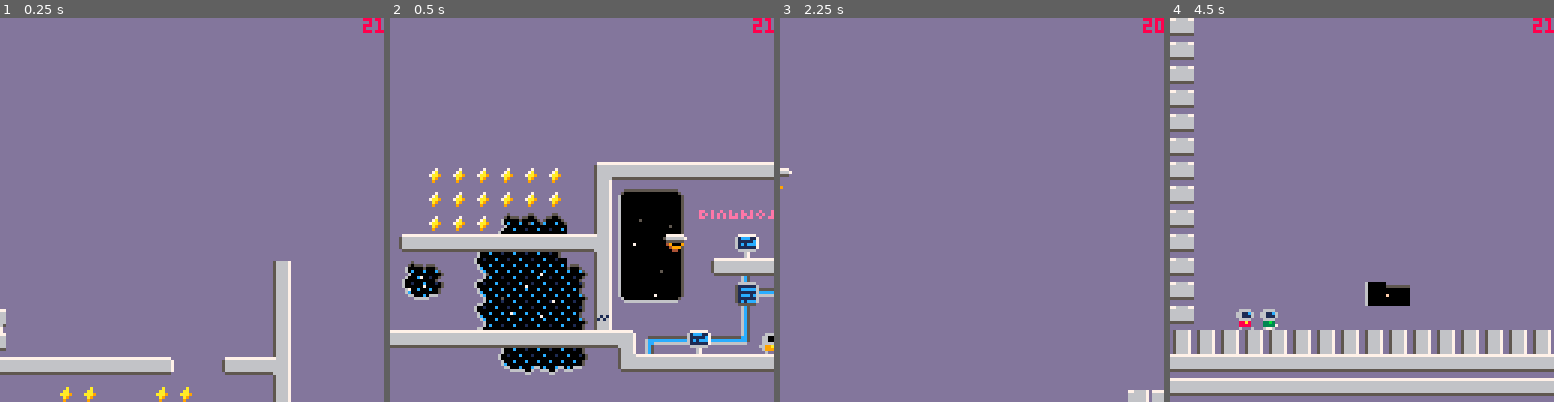
Above: before the commit, frames 1-4 (left to right).
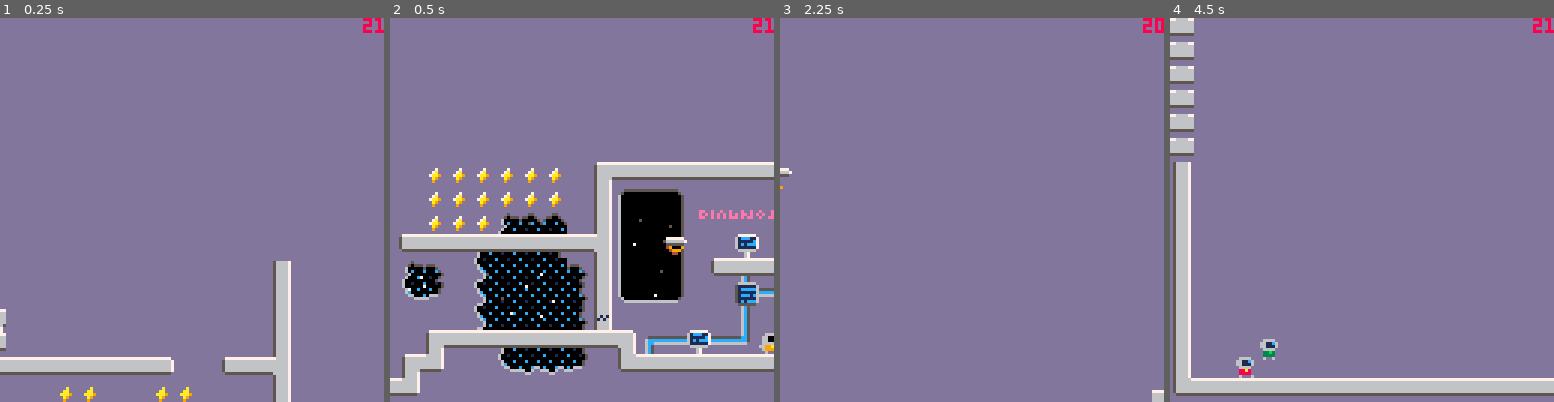
Above: after the commit, the same moments.

Repository: jgradim/gameoff-2020
Game: PICO-8 cartridge moonshot.p8
Same seed, same stepped clock (60 frames per second), same inputs: the game is played once before the commit and once after it.
Inputs:
- Up to frame 1 (0.25 s): no input
- Up to frame 2 (0.5 s): tap X (X key) at 0.33 s
- Up to frame 3 (2.25 s): tap O (Z key) at 0.7, 1.7, 2.1 s; tap X (X key) at 1.07, 1.85 s; hold Right 1.6-2.1 s; hold Up from 2.15 s (still down)
- Up to frame 4 (4.5 s): release Up at 2.42 s; hold Right 2.47-3.03 s; tap O (Z key) every 0.4 s from 2.5 to 4.1 s; tap X (X key) at 2.97, 4.08 s; hold Left 3.08-3.58 s; hold Down 3.63-3.97 s; hold Right from 4.02 s (still down)

Frame 1 is identical in both runs. In frame 2, 1.8% of the frame differs, in the area x 0-78%, y 56-99%; in frame 3, 0.2%; in frame 4, 12%, in the area x 0-100%, y 37-99%.

Commit message:
Implement buttons and screens with init_interactable

Diff:
--- a/moonshot.p8
+++ b/moonshot.p8
@@ -143,7 +143,7 @@
   linear_delta_fn(
    --59,25 <-> 59,28
    --59*8,25*8,59*8,29*8
-   59*8,25*8,59*8,25*8
+   59*8,25*8,59*8,25*8+1
   )
  )
 
@@ -154,36 +154,47 @@
  )
 
  --buttons
- --x,y,on
- local btn0=init_button(
-  65*8,25*8,false,
-  door_toggle_fn(door0),
-  "❎"
- )
-
- local diag_screen_low=init_screen({
+ local diag_btn_door=init_interactable({
+  sp=18,
+  x=65*8,
+  y=25*8,
+  tooltip="❎",
+
+  active=false,
+
+  on_button_press=function(b)
+   b.tooltip=nil
+   b.active=not b.active
+   b.sp=b.active and 16 or 18
+   toggle_door(door0,b.active)
+  end,
+ })
+
+ --screens / messages
+ local diag_screen_low=init_interactable({
   x=60*8,
   y=29*8,
-  tooltip=true,
-  str=
+  tooltip="❎",
+  msg=
    "> platform start\n\n"..
    "activating diagnostics\nplatform...\n\n"..
    "platform active\n\n\n\n\n"..
    msg_close_scren,
 
-  on_done=function(s)
+  on_msg_end=function(s)
    plt3.delta_fn=linear_delta_fn(
     59*8,25*8,59*8,29*8
    )
-   s.str="\n\n\n\n\n\n"..msg_close_scren
-   s.tooltip=false
+   s.msg="\n\n\n\n\n\n"..msg_close_scren
+   s.tooltip=nil
   end,
  })
 
- local diag_screen_high=init_screen({
+ local diag_screen_high=init_interactable({
   x=62*8,
   y=25*8,
-  str=
+  tooltip="❎",
+  msg=
    "> assessing damage...\n\n"..
    "-heavy damage to hull\n"..
    "-remaining crew: 3\n"..
@@ -203,7 +214,7 @@
   sprk8,sprk9,sprk10,
   plt0,plt1,plt2,plt3,plt4,
   door0,
-  btn0,
+  diag_btn_door,
   diag_screen_low,
   diag_screen_high,
  }
@@ -920,74 +931,12 @@
  }
 end
 
--------------
----buttons---
--------------
-
-function init_button(
- x,y,on,toggle_fn,label
-)
- local sp = on and sp_button_on
-  or sp_button_off
-
- return {
-  sp=sp,
-  x=x,
-  y=y,
-  w=8,
-  h=8,
-  on=on,
-  label=label,
-  toggle=function(b)
-    b.on = not b.on
-    b.sp = b.on and sp_button_on
-     or sp_button_off
-
-    toggle_fn(b.on)
-  end,
-
-  collided_prev=false,
-  collided_at=0,
-
-  collide=function(b)
-   b.collided_at=time()
-  end,
-
-  update=function(b)
-   --collision changes
-   local collided=
-    b.collided_at==time()
-
-    if collided and btnp(❎) then
-       b:toggle()
+function toggle_door(d,open)
+ d.open=open
+ if (open)
+   then play_sfx("door_open")
+   else play_sfx("door_close")
    end
-
-   b.collided_prev=collided
-  end,
-
-  draw=function(b)
-   spr(b.sp,b.x,b.y,1,1)
-   if b.label != nil
-    and b.collided_prev then
-     local c=
-      p_colors[player().color][8]
-
-     speech_bubble(
-      b.x,b.y,b.label,c
-     )
-   end
-  end,
- }
-end
-
-function door_toggle_fn(d)
- return function(on)
-  d.open=on
-  if (on)
-    then play_sfx("door_open")
-    else play_sfx("door_close")
-    end
- end
 end
 
 -->8
@@ -1426,29 +1375,37 @@
  print(s2,x+35,y+h-14,12)
 end
 
---TODO generalize as interactable
-function init_screen(opts)
+function init_interactable(opts)
+ local original_freq=
+  opts.msg_freq or 1
+
  return instance({
   sp=8,
+  --anim={8},
   x=0,
   y=0,
   w=8,
   h=8,
-  mx=7,
-  my=16,
-  mw=113,
-  mh=87,
-  col=12,
-  str="",
-  open=false,
-  cursor=1,
+
+  msg_x=7,
+  msg_y=16,
+  msg_w=113,
+  msg_h=87,
+  msg=nil,
+  -- msg_type=nil,
+  msg_color=12,
+  msg_open=false,
+  msg_cursor=1,
+  msg_freq=1,
+  msg_max_freq=5,
+  on_msg_end=function(s) end,
+
+  tooltip=nil,
+
   activated=false,
   done=false,
-  freq=1,
-  tooltip=true,
-
-  on_activate=function(s) end,
-  on_done=function(s) end,
+
+  on_button_press=function(s) end,
 
   collided_prev=false,
   collided_at=0,
@@ -1458,67 +1415,75 @@
   end,
 
   update=function(s)
-   local collided=
-    s.collided_at==time()
-
-   if collided and btnp(❎) and not s.open then
-    s.open=true
+   local collided=s.collided_at==time()
+   s.collided_prev=collided
+
+   local interacted=collided and btnp(❎)
+
+   if interacted then
+    s:on_button_press()
    end
 
-   s.collided_prev=collided
-
-   if s.open then
-    if not s.activated then
-     s.activated=true
-     s.done=false
-     s:on_activate()
+   if s.msg then
+    local just_opened=false
+
+    if interacted and not s.msg_open then
+     s.msg_open=true
+     s.msg_cursor=0
+     just_opened=true
     end
 
-    if s.cursor>=#s.str then
-     if btnp(❎) and not s.done then
-      s.open=false
-      s.cursor=1
-      s.freq=1
-      s:on_done()
-      s.done=true
-      s.activated=false
-     end
-    end
-
-    if s.cursor<#s.str then
-     s.cursor+=s.freq
-     play_sfx(s.freq==1 and
-      "text_type_slow" or
-      "text_type_fast"
-     )
-
-     if btnp(❎) then
-      s.freq=4
+    if s.msg_open then
+     if s.msg_cursor<#s.msg then
+      s.msg_cursor+=s.msg_freq;
+      play_sfx(s.msg_freq==original_freq and
+       "text_type_slow" or
+       "text_type_fast"
+      )
+
+      if interacted and not just_opened then
+       s.msg_freq=mid(
+        original_freq,
+        s.msg_freq*2,
+        s.msg_max_freq
+       )
+      end
+     else
+      if interacted then
+       s.msg_freq=original_freq
+       s.msg_open=false
+       s:on_msg_end()
      end
     end
    end
-  end,
+  end
+ end,
 
   draw=function(s)
    spr(s.sp,s.x,s.y)
 
-   if s.tooltip and not s.open
+   if s.tooltip and not s.msg_open
    and s.collided_prev then
+   local c=
+    p_colors[player().color][8]
+
     speech_bubble(
-     s.x+2,s.y-2,"❎",9
+     s.x+2,s.y-2,s.tooltip,c
     )
    end
   end,
 
   draw_modal=function(s)
-   if s.open then
-     local x=s.mx+peek2(0x5f28)
-     local y=s.my+peek2(0x5f2a)
-     modal(x,y,s.mw,s.mh)
+   if s.msg_open then
+     local x=s.msg_x+peek2(0x5f28)
+     local y=s.msg_y+peek2(0x5f2a)
+
+     modal(x,y,s.msg_w,s.msg_h)
+
      print(
-      sub(s.str,1,s.cursor),
+      sub(s.msg,1,s.msg_cursor),
       x+4,y+5,
-      s.col
+      s.msg_color
      )
    end
   end,
@@ -1909,7 +1874,7 @@
 00000000006666000066660006611c600066660000000000006666000611cc6061ccc11700000000057bbbbbbb70000076666667ddddddddddddddddd566667d
 0070070006611c6006611c600661116006611c600066660006611c60511111c6611111c70000000057bbbbbbbbb70000d555555ddddd7dddddddddddd566667d
 000770000661116006611160006666000661116006611c60066111605111111661c1ccc70000000057bbbbbbbbb70000ddddddddddd7addddddd667dd561617d
-0007700000666600006666000088a80000666600066111607766660005111160611111170000000057bbbbbbbbb70000dd9dd9dddd7aa9dddddd8e6dd516167d
+0007700000666600006666000088a80000666600066111607766660005111150611111170000000057bbbbbbbbb70000dd9dd9dddd7aa9dddddd8e6dd516167d
 007007000088a8000088a800008888000088a800006666007788a80000555500066666600000000057bbbbbbbbb70000ddd99dddddda9ddddddd886dd566667d
 00000000008888000088880006000060068888000088a8000a8888000088a800000670000000000057bbbbbbbbb70000ddddddddddd9dddddddd676dd567677d
 00000000006006000060006000000000000006000688886090600600008888000006700000000000057bbbbbbb700000dddddddddddddddddddd767dd576767d
@@ -1936,7 +1901,7 @@
 0049990000490900000000000004400000000000000000000000000000000ddd66666666ddd00000000dd666666dd00000055555555555555500000000000000
 000440000004900000000000000000000000000000000000000000000000000dddddddddd00000000000dddddddd000000000555555550000000000000000000
 00000000000000000049900000000000000000000000000000000000000000000dddddd000000000000000dddd00000000000000000000000000000000000000
-00000000000000000004000000499000000000000000000000000000000000000000000000000000000000000000000000000000000000000000000000000000
+00000000000000000004000000049000000000000000000000000000000000000000000000000000000000000000000000000000000000000000000000000000
 77777777777777777766667777777777777777777777777777777777ddddddddddddddddd666666ddddddddddddddddddddddddddddddddddddddddddddddddd
 66666666666666666666666666666666666666666666666666666666dddddddddddddddd51111116ddd555555555555555555ddddddd5dddddd55ddddddddddd
 66666666666666666666666666666666666666666666666666666666555555555555555551ffff46dd50000000000000000005ddddd50555d55005ddd555dddd
@@ -1977,14 +1942,14 @@
 ee0e0000e0e0ee00600000000000005d00666666667d666dd6667000000000000000000000000000000000000000000000000000000000000000000000000000
 0eee0e000eeeeeee6c0c0cc0c0cc0c0500099999997d61cdd9999a00000000000000000000000000000000000000000000000000000000000000000000000000
 e00ee0000e00ee0e600000000000055d00066666667d666dd6666670000000000000000000000000000000000000000000000000000000000000000000000000
-0eee0e00ee00eeeed600000000005ddd00099999997d333dd9999400000000000000000000000000000000000000000000000000000000000000000000000000
-ee0e0000eeeee000d6c0cc0c0cc0c5dd006666666665555566665000000000000000000000000000000000000000000000000000000000000000000000000000
-e0ee00000e00ee00dd6000000000005d065666666666666666650000000000000000000000000000000000000000000000000000000000000000000000000000
-ee0ee0000e0ee000ddd600000000005d556566666666666665500000000000000000000000000000000000000000000000000000000000000000000000000000
-eeee000ee0ee0e00dddd66c0c0cc0cdd055556656555555550000000000000000000000000000000000000000000000000000000000000000000000000000000
-ee0ee0eee0eeee00dddddd6600005ddd005555555555500000000000000000000000000000000000000000000000000000000000000000000000000000000000
-eeee0e0eeee00e00dddddddd6666dddd000055555000000000000000000000000000000000000000000000000000000000000000000000000000000000000000
-eeee00e0e0ee0000dddddddddddddddd000000000000000000000000000000000000000000000000000000000000000000000000000000000000000000000000
+0eee0e00ee00eeeed600000000005ddd00099999997d333dd999940000000000c1112111dddddddd000000000000000000000000000000000000000000000000
+ee0e0000eeeee000d6c0cc0c0cc0c5dd006666666665555566665000000000001111111155555555000000000000000000000000000000000000000000000000
+e0ee00000e00ee00dd6000000000005d0656666666666666666500000000000011c111c100000000000000000000000000000000000000000000000000000000
+ee0ee0000e0ee000ddd600000000005d556566666666666665500000000000001111111100000000000000000000000000000000000000000000000000000000
+eeee000ee0ee0e00dddd66c0c0cc0cdd05555665655555555000000000000000c111c11100000000000000000000000000000000000000000000000000000000
+ee0ee0eee0eeee00dddddd6600005ddd005555555555500000000000000000001111111100000000000000000000000000000000000000000000000000000000
+eeee0e0eeee00e00dddddddd6666dddd00005555500000000000000000000000112111c100000000000000000000000000000000000000000000000000000000
+eeee00e0e0ee0000dddddddddddddddd000000000000000000000000000000001111111100000000000000000000000000000000000000000000000000000000
 ee0ee0e0e0eeee00d55555555555555d007777000000000000000000000000000000000000000000000000000000000000000000000000000000000000000000
 e00e0ee00e0eee006111111111111115076666777000000000000000000000000000000000000000000000000000000000000000000000000000000000000000
 e000e000e000eeee61ccccc11c111115766666666700000000000000000000000000000000000000000000000000000000000000000000000000000000000000
@@ -2157,24 +2122,24 @@
 4279797979797979797979797979797979797979797979797979797979797979797979797979797979797979797979797979797979797979797979797979797979797979797979797979797979797979797979797979797979797979797979797979797979797979797979797979797979797979797979797979797979797979
 4279797979797979797979797979797979797979797979797979797979797979797979797979797979797950797979797979797979797979797979797979797979797979797979797979797979797979797979797979797979797979797979797979797979797979797979797979797979797979797979797979797979797979
 4279797979797979797979797979797979797979797979797979797979797979797979797979797979797950797979797979797979797979797979797979797979797979797979797979797979797979797979797979797979797979797979797979797979797979797979797979797979797979797979797979797979797979
-427979797979797979797979797979797979797979797979797979797979796279797979797979797979795079797979790d0d0d0d0d0d79624040404040404040406379797979797979797979797979797979797979797979797979797979797979797979797979797979797979797979797979797979797979797979797979
-427979797979797979797979797979797979797979797979797979797979794279797979797979797979795079797979790d0d0d0d0d0d79504a4b4c7979797979795079797979797979797979797979797979797979797979797979797979797979797979797979797979797979797979797979797979797979797979797979
-427979797979797979797979797979797979797979797979797979797951404040404040404070797971405179797979790d0d0d4d4e4e79505a5b5c7979797979795079797979797979797979797979797979797979797979797979797979797979797979797979797979797979797979797979797979797979797979797979
-4279797979797979797979797979797979797979797979797979797979797979797979797979797979797950797979797140404445454640515a5b5c79797979790e5079797979797979797979797979797979797979797979797979797979797979797979797979797979797979797979797979797979797979797979797979
-427979797979797979797979797979797979797979797979797979797979797979797979797979797979795079790c794d4f795d5e5e5e4f505a5b5c7971434040405179797979797979797979797979797979797979797979797979797979797979797979797979797979797979797979797979797979797979797979797979
-42797979797979795a4b79797979797979797979797979797979797951507979797979797979797979797960797979796d6f795d5e5e5e5f506a6b6c7979494759485379797979797979797979797979797979797979797979797979797979797979797979797979797979797979797979797979797979797979797979797979
-4279797979797979797979797979797979797979797979797979797979797979797979797979797979797979797979797979795d5e5e5e5f797979797979587979795079797979797979797979797979797979797979797979797979797979797979797979797979797979797979797979797979797979797979797979797979
-5050505050505050505050505050505050505050505050505050505050404040404040404040404040404040404040404040404044454546406367487947787979795079797979797979797979797979797979797979797979797979797979797979797979797979797979797979797979797979797979797979797979797979
-404040404040404040404040404040404040404040404040404040404040404040404040404040404040407940407979797979796d6e6e6f797240404040404040407379797979797979797979797979797979797979797979797979797979797979797979797979797979797979797979797979797979797979797979797979
-4040404040404040404040404040404040404040404040404040404040404040404040404040404040404079797979797979797979797979797979797979797979797979797979797979797979797979797979797979797979797979797979797979797979797979797979797979797979797979797979797979797979797979
-…(11 lines of a section not shown)…
+507979797979797979797979797979797979797979797979797979797979796279797979797979797979795079797979790d0d0d0d0d0d79624040404040404040406379797979797979797979797979797979797979797979797979797979797979797979797979797979797979797979797979797979797979797979797979
+507979797979797979797979797979797979797979797979797979797979794279797979797979797979795079797979790d0d0d0d0d0d79504a4b4c7979797979795079797979797979797979797979797979797979797979797979797979797979797979797979797979797979797979797979797979797979797979797979
+507979797979797979797979797979797979797979797979797979797979404040404040404070797971405179797979790d0d0d4d4e4e79505a5b5c7979797979795079797979797979797979797979797979797979797979797979797979797979797979797979797979797979797979797979797979797979797979797979
+5079797979797979797979797979797979797979797979797979797979797979797979797979797979797950797979797140404445454640515a5b5c79797979790e5079797979797979797979797979797979797979797979797979797979797979797979797979797979797979797979797979797979797979797979797979
+507979797979797979797979797979797979797979797979797979797979797979797979797979797979795079790c794d4f795d5e5e5e4f505a5b5c7971434040405179797979797979797979797979797979797979797979797979797979797979797979797979797979797979797979797979797979797979797979797979
+5079797979797979797979797979797979797979797979797979797979797979797979797979797979797960797979796d6f795d5e5e5e5f506a6b6c7979494759485379797979797979797979797979797979797979797979797979797979797979797979797979797979797979797979797979797979797979797979797979
+5079797979797979797979797979797979797979797979797979797979797979797979797979797979797979797979797979795d5e5e5e5f797979797979587979795079797979797979797979797979797979797979797979797979797979797979797979797979797979797979797979797979797979797979797979797979
+5079797979797979797979797979797979797979797979797979797979797979797979797979797979797979797979797962404044454546406367487947787979795079797979797979797979797979797979797979797979797979797979797979797979797979797979797979797979797979797979797979797979797979
+507979797979797979797979797979797979797979797979797979797979797979797979797979797979797979797979627379796d6e6e6f797240404040404040407379797979797979797979797979797979797979797979797979797979797979797979797979797979797979797979797979797979797979797979797979
+7240404040404040404040404040404040404040404040404040404040404040404040404040404040404040404040407379797979797979797979797979797979797979797979797979797979797979797979797979797979797979797979797979797979797979797979797979797979797979797979797979797979797979
+…(11 lines of a section not shown)…
Not shown, changed: res/moonshot.aseprite
